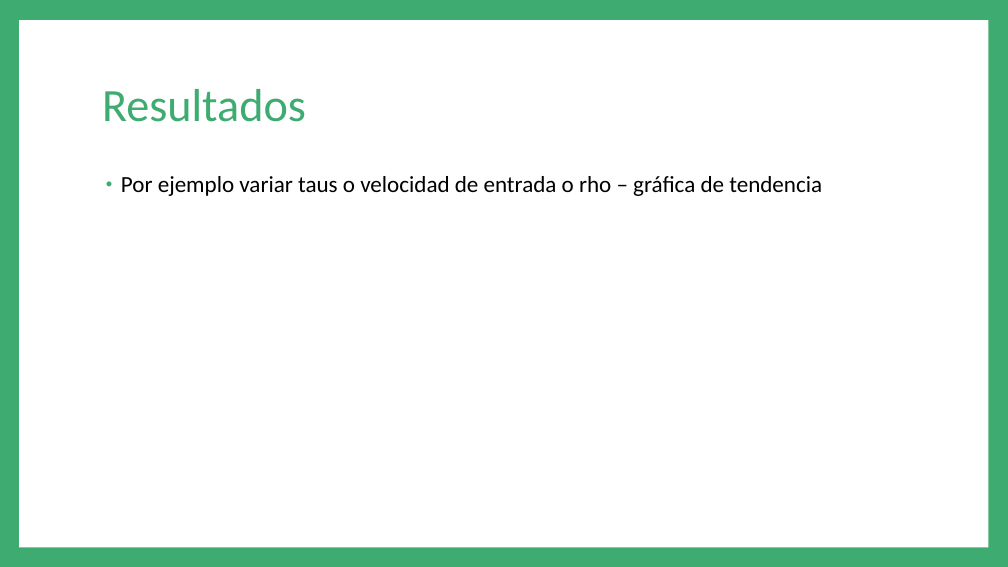
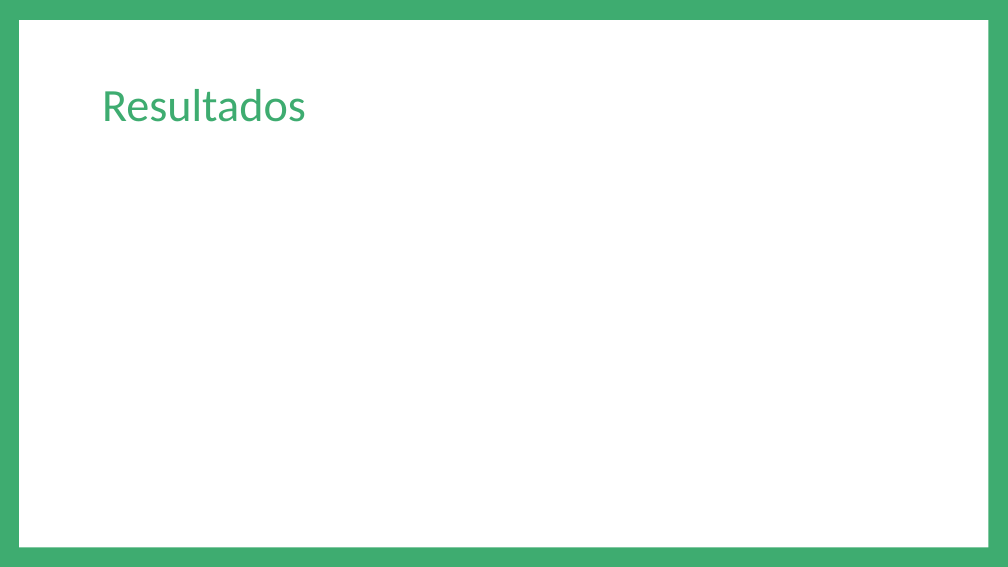
Before and after one commit to andreav13/Proyecto2, a slide deck: slide 12 of Presentación.pptx. Drawn at 1008x567 pixels with LibreOffice and Linux fonts; fonts in the diff are those of the drawing. Boxes give left, top, right and bottom in pixels: in the first picture for what was removed or moved away, otherwise in the second. Text is boxed around its words. In the diff, an @@ line names an element or a change of style, - is before the commit and + after.

```diff
--- a/Presentación.pptx
+++ b/Presentación.pptx
@@ text removed at (x1=121, y1=176, x2=822, y2=196) @@
-• Por ejemplo variar taus o velocidad de entrada o rho – gráfica de tendencia
```
Also in this commit, not shown: 7 other slides changed, 3 slides added, 3 slides removed.
